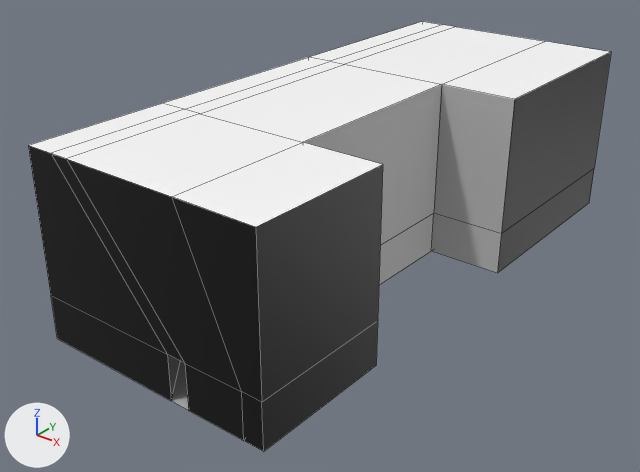
Before and after pictures for a commit that changed the FBX model Assets/Environment/SM_Room_Factory.fbx.
Camera for both pictures: a 50 mm camera at (28.6, -48.7, 21.7) aimed at (3.3, -17.1, 2.1). The lights are fixed; the arrows at lower left show +X, +Y and +Z. Mesh edges are drawn as thin lines. Where no turn or scale is listed for an object, it has been applied to the vertices.

Names of what the first picture shows: 'SM_Room_Factory'.
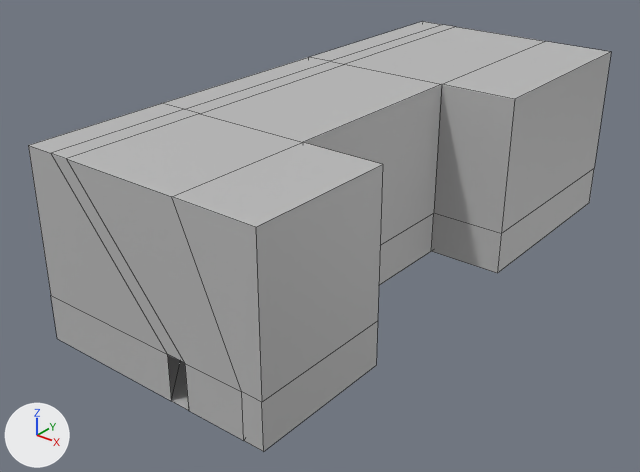
The newer file is also turned or shifted as a whole; pictures and numbers use the older file's frame.

Location of each change, [x1, y1, x2, y2] in pixels of the pictures (640 x 472 px):
part 1 of me_mesh, recoloured (black to grey): [28, 52, 611, 451] in both
part 2 of me_mesh, recoloured (white to grey): [29, 21, 610, 227] in both

The edits, one by one:
me_mesh has 56 vertices, 52 faces and spans x -2.0..10.5, y -29.5..0.0, z 0.0..9.3.
me_mesh is used by ob_sm_room_factory; location (0.0, 0.0, 0.0).
me_mesh part 1: all 24 faces that had it switch from mat_lambert95 (black #000000) to mat_lambert94 (grey #bcbcbc).
me_mesh part 2: all 11 faces that had it switch from mat_lambert96 (white #ffffff) to mat_lambert94 (grey #bcbcbc).
